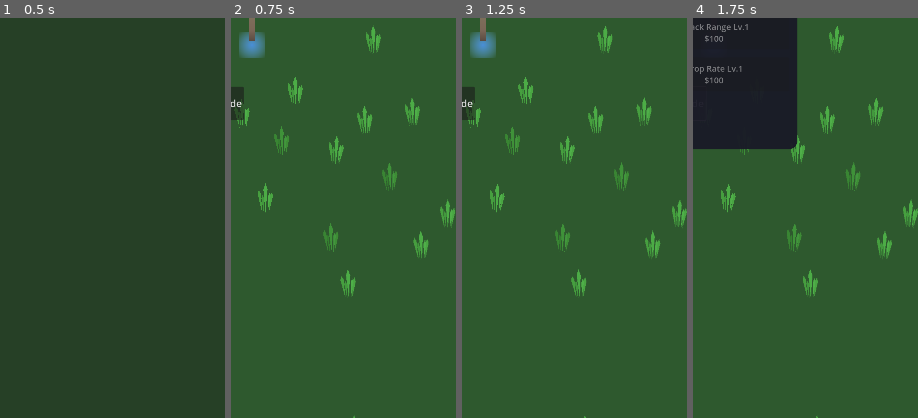
Above: before the commit, frames 1-4 (left to right).
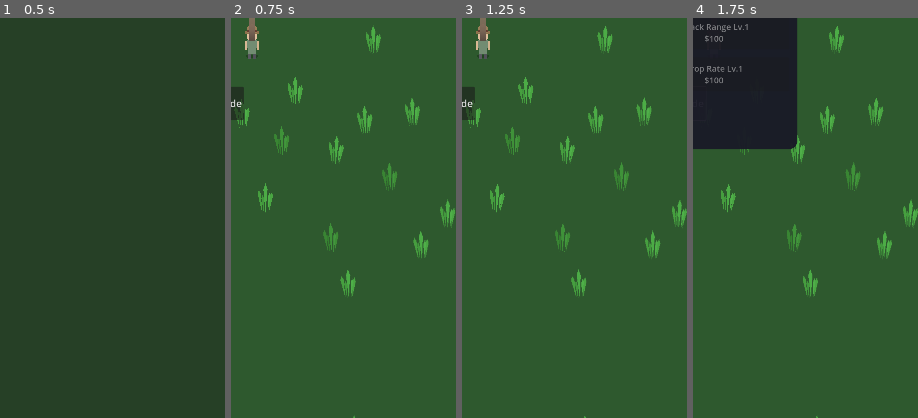
Above: after the commit, the same moments.

Repository: yellyB/game-kill_grass
Game: Godot game, scene res://scenes/ui/main_menu.tscn
The game is run twice, just before and just after one commit, with the same random seed, the same clock (stepped at 60 frames per second) and the same inputs.
Inputs:
- Up to frame 1 (0.5 s): no input
- Up to frame 2 (0.75 s): click "PLAY" at 0.5 s
- Up to frame 3 (1.25 s): no input
- Up to frame 4 (1.75 s): click "Upgrade" at 1.25 s
The pictures show only the part of the screen within x 45-95%, y 47-97%; the shares and areas given below are measured in that part.

Frame 1 is identical in both runs. In frame 2, 0.7% of the frame differs, in the area x 3-16%, y 2-11%; in frame 3, 0.7%; in frame 4, less than 0.1%.

Commit message:
Add human-shaped player with walk animation
- Replace circular sprite with polygon-based character
- Add body parts: head, body, arms, legs, shadow
- Add straw hat for gender-neutral look
- Implement walk animation with leg/arm swing
- Add body bob effect while walking
- Smooth transition back to idle pose

Co-Authored-By: Claude Opus 4.5 <noreply@anthropic.com>

Diff:
--- a/scenes/core/main.tscn
+++ b/scenes/core/main.tscn
@@ -74,8 +74,57 @@
 [node name="CollisionShape2D" type="CollisionShape2D" parent="Player"]
 shape = SubResource("CircleShape2D_body")
 
-[node name="Sprite2D" type="Sprite2D" parent="Player"]
-texture = SubResource("GradientTexture2D_player")
+[node name="PlayerVisual" type="Node2D" parent="Player"]
+
+[node name="Shadow" type="Polygon2D" parent="Player/PlayerVisual"]
+position = Vector2(0, 28)
+color = Color(0, 0, 0, 0.25)
+polygon = PackedVector2Array(-15, -4, 15, -4, 12, 4, -12, 4)
+
+[node name="LeftLeg" type="Polygon2D" parent="Player/PlayerVisual"]
+position = Vector2(-6, 18)
+color = Color(0.35, 0.35, 0.38, 1)
+polygon = PackedVector2Array(-4, -5, 4, -5, 3, 15, -3, 15)
+
+[node name="RightLeg" type="Polygon2D" parent="Player/PlayerVisual"]
+position = Vector2(6, 18)
+color = Color(0.32, 0.32, 0.35, 1)
+polygon = PackedVector2Array(-4, -5, 4, -5, 3, 15, -3, 15)
+
+[node name="Body" type="Polygon2D" parent="Player/PlayerVisual"]
+position = Vector2(0, 0)
+color = Color(0.45, 0.55, 0.45, 1)
+polygon = PackedVector2Array(-12, -12, 12, -12, 10, 22, -10, 22)
+
+[node name="LeftArm" type="Polygon2D" parent="Player/PlayerVisual"]
+position = Vector2(-14, -3)
+color = Color(0.85, 0.72, 0.58, 1)
+polygon = PackedVector2Array(-3, -6, 3, -6, 2, 14, -2, 14)
+
+[node name="RightArm" type="Polygon2D" parent="Player/PlayerVisual"]
+position = Vector2(14, -3)
+color = Color(0.82, 0.7, 0.55, 1)
+polygon = PackedVector2Array(-3, -6, 3, -6, 2, 14, -2, 14)
+
+[node name="Head" type="Polygon2D" parent="Player/PlayerVisual"]
+position = Vector2(0, -22)
+color = Color(0.88, 0.75, 0.62, 1)
+polygon = PackedVector2Array(-10, 10, -12, 3, -11, -6, -7, -11, 0, -13, 7, -11, 11, -6, 12, 3, 10, 10)
+
+[node name="HatBrim" type="Polygon2D" parent="Player/PlayerVisual"]
+position = Vector2(0, -32)
+color = Color(0.55, 0.45, 0.3, 1)
+polygon = PackedVector2Array(-18, 3, -16, -2, 16, -2, 18, 3, 15, 5, -15, 5)
+
+[node name="HatTop" type="Polygon2D" parent="Player/PlayerVisual"]
+position = Vector2(0, -38)
+color = Color(0.6, 0.5, 0.35, 1)
+polygon = PackedVector2Array(-12, 8, -13, 2, -11, -5, -6, -10, 0, -12, 6, -10, 11, -5, 13, 2, 12, 8)
+
+[node name="HatBand" type="Polygon2D" parent="Player/PlayerVisual"]
+position = Vector2(0, -34)
+color = Color(0.4, 0.25, 0.2, 1)
+polygon = PackedVector2Array(-12, 3, -12, -2, 12, -2, 12, 3)
 
 [node name="AttackArea" type="Area2D" parent="Player"]
 collision_layer = 0
--- a/scripts/player.gd
+++ b/scripts/player.gd
@@ -6,16 +6,24 @@
 
 @onready var attack_area: Area2D = $AttackArea
 @onready var attack_shape: CollisionShape2D = $AttackArea/CollisionShape2D
-@onready var sprite: Sprite2D = $Sprite2D
+@onready var player_visual: Node2D = $PlayerVisual
 @onready var attack_timer: Timer = $AttackTimer
 @onready var weapon_pivot: Node2D = $WeaponPivot
 @onready var blade: Sprite2D = $WeaponPivot/Blade
+
+# Body parts for animation
+@onready var left_leg: Polygon2D = $PlayerVisual/LeftLeg
+@onready var right_leg: Polygon2D = $PlayerVisual/RightLeg
+@onready var left_arm: Polygon2D = $PlayerVisual/LeftArm
+@onready var right_arm: Polygon2D = $PlayerVisual/RightArm
+@onready var body: Polygon2D = $PlayerVisual/Body
 
 var input_direction: Vector2 = Vector2.ZERO
 var can_attack: bool = true
 var grasses_in_range: Array[Node2D] = []
 var target_weapon_angle: float = 0.0
 var is_swinging: bool = false
+var walk_time: float = 0.0
 
 func _ready() -> void:
 	attack_area.area_entered.connect(_on_grass_entered)
@@ -33,7 +41,10 @@
 	if input_direction != Vector2.ZERO:
 		update_sprite_direction()
 		update_weapon_direction(delta)
+		update_walk_animation(delta)
 		try_attack()
+	else:
+		reset_walk_animation(delta)
 
 func _physics_process(_delta: float) -> void:
 	pass
@@ -49,9 +60,37 @@
 
 func update_sprite_direction() -> void:
 	if input_direction.x < 0:
-		sprite.flip_h = true
+		player_visual.scale.x = -1
 	elif input_direction.x > 0:
-		sprite.flip_h = false
+		player_visual.scale.x = 1
+
+func update_walk_animation(delta: float) -> void:
+	walk_time += delta * 12.0  # Speed of animation
+
+	var leg_swing = sin(walk_time) * 0.4
+	var arm_swing = sin(walk_time) * 0.3
+	var body_bob = abs(sin(walk_time * 2)) * 2.0
+
+	# Legs swing opposite to each other
+	left_leg.rotation = leg_swing
+	right_leg.rotation = -leg_swing
+
+	# Arms swing opposite to legs
+	left_arm.rotation = -arm_swing
+	right_arm.rotation = arm_swing
+
+	# Slight body bob
+	body.position.y = -body_bob
+
+func reset_walk_animation(delta: float) -> void:
+	# Smoothly return to idle pose
+	var lerp_speed = delta * 8.0
+
+	left_leg.rotation = lerp(left_leg.rotation, 0.0, lerp_speed)
+	right_leg.rotation = lerp(right_leg.rotation, 0.0, lerp_speed)
+	left_arm.rotation = lerp(left_arm.rotation, 0.0, lerp_speed)
+	right_arm.rotation = lerp(right_arm.rotation, 0.0, lerp_speed)
+	body.position.y = lerp(body.position.y, 0.0, lerp_speed)
 
 func update_weapon_direction(delta: float) -> void:
 	if is_swinging:
